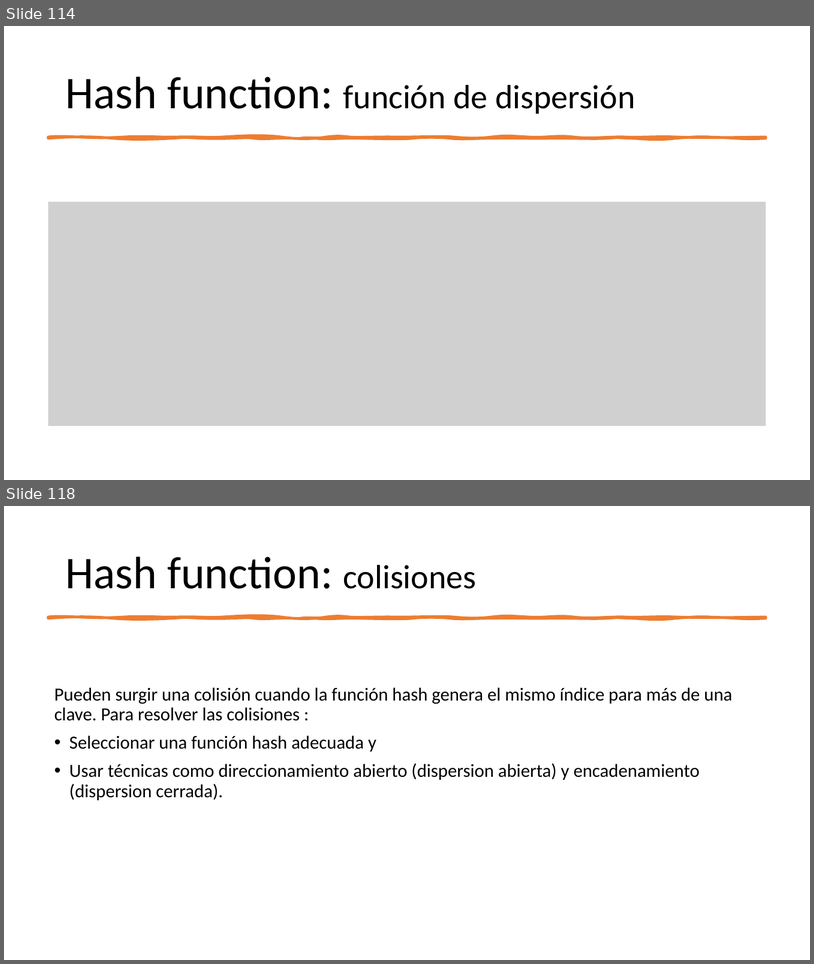
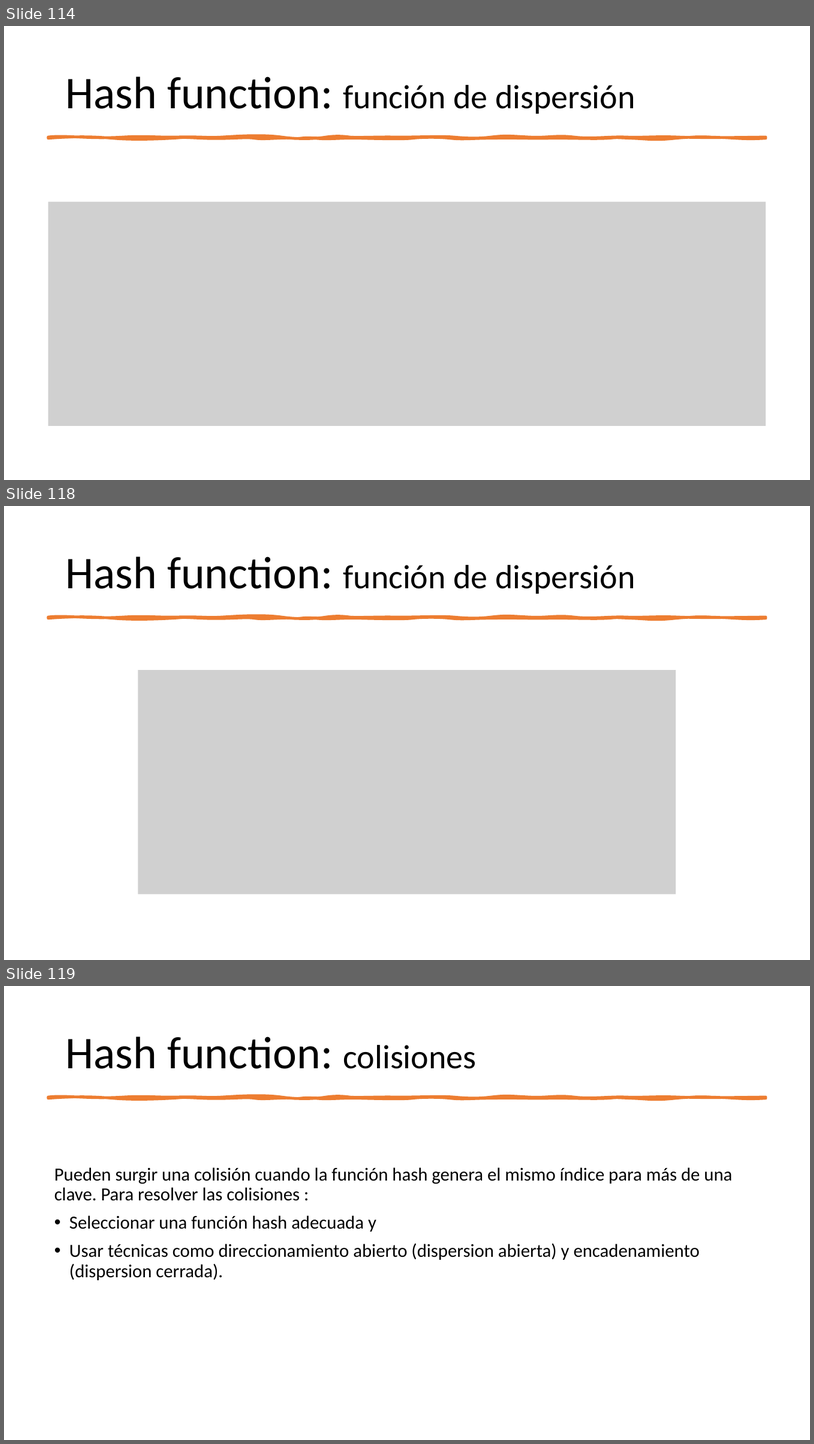
Before and after one commit to ppa-docencia-u/usm-ejemplos-estdatos, a slide deck: presentacion/Estructuras de datos-1.pptx. Shown one above the other, each under a label of ours: slides 114 and 118 before the commit, slides 114, 118 and 119 after it; the slides between them are not shown. The pictures are 814x964 and 814x1444 pixels, drawn with LibreOffice and Linux fonts; fonts in the diff are those of the drawing; grey boxes stand for pictures. Boxes give left, top, right and bottom in pixels: in the first picture for what was removed or moved away, otherwise in the second. Text is boxed around its words. In the diff, an @@ line names an element or a change of style, - is before the commit and + after.

```diff
--- a/presentacion/Estructuras de datos-1.pptx
+++ b/presentacion/Estructuras de datos-1.pptx
@@ slide 118 added at box(4, 506, 810, 960), background #FFFFFF @@
@@ title added at box(65, 556, 635, 594), 40 pt, text #000000 @@
+Hash function: función de dispersión
@@ freeform shape added at box(48, 617, 766, 618), fill #ED7D31, outline #ED7D31 3.25 pt @@
@@ picture added at box(138, 670, 677, 894) @@
@@ what was slide 118 is now slide 119 @@
```
Also in this commit, not shown: 9 slides changed, 2 other slides added.
